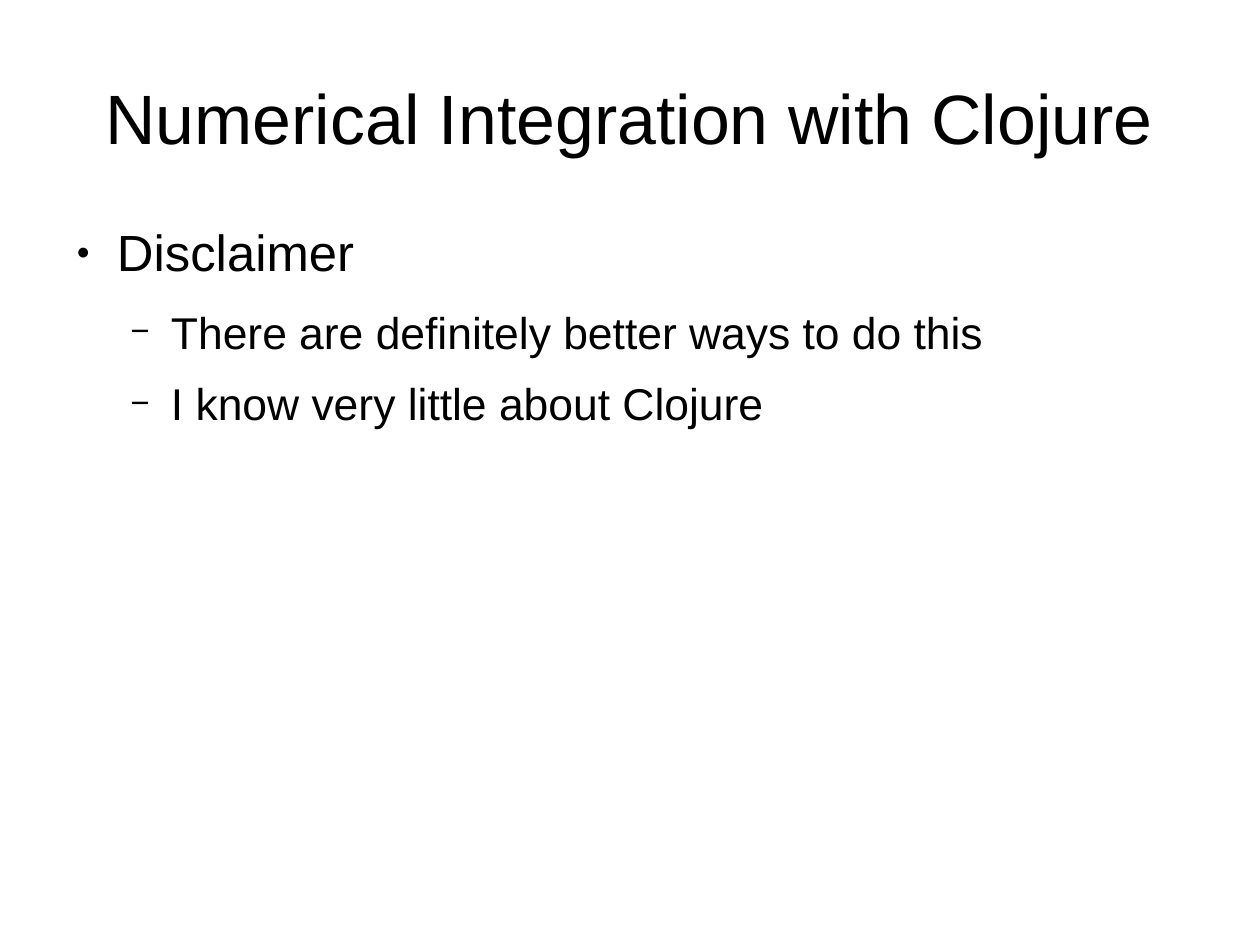
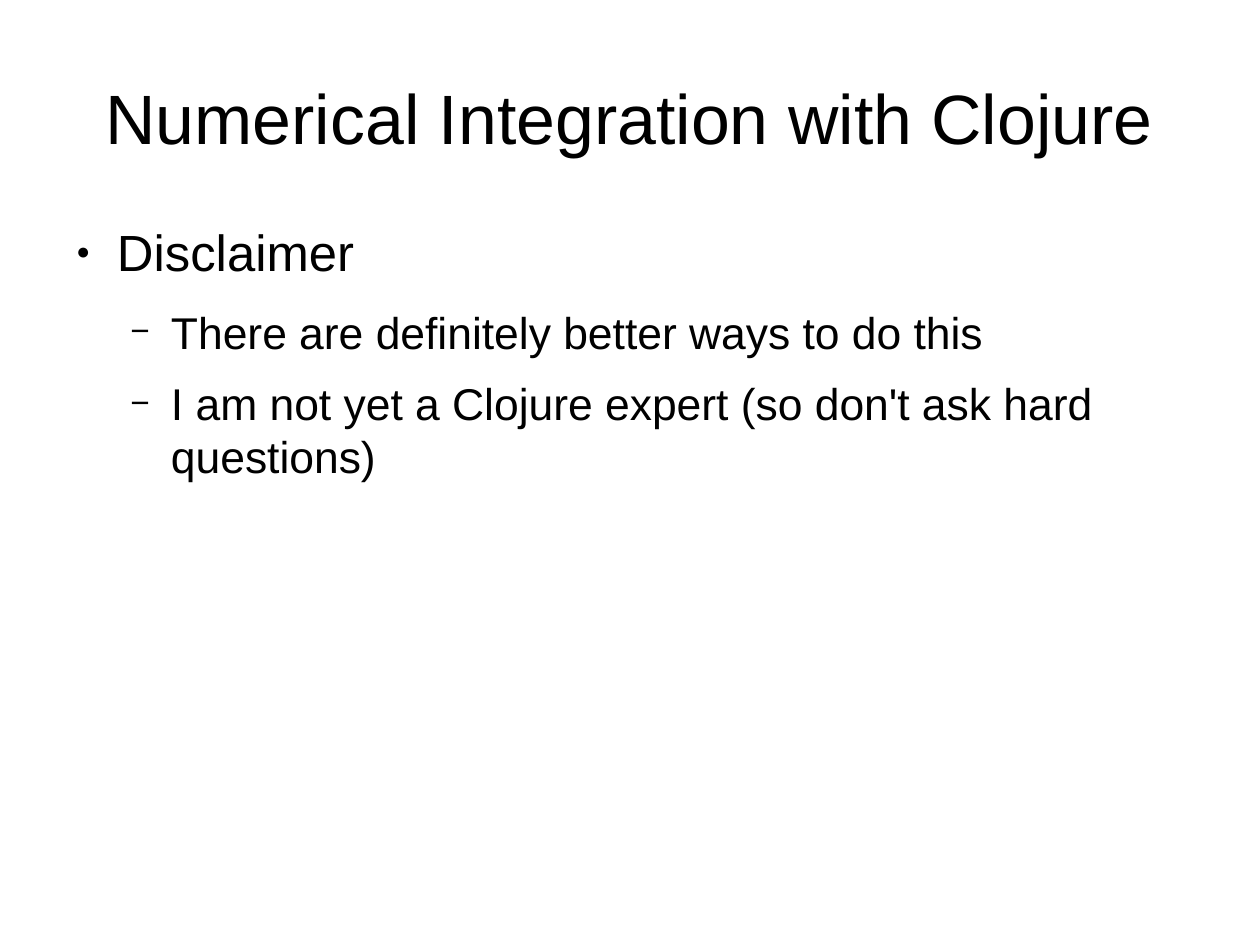
Before and after one commit to jablub/pub, a slide deck: slide 3 of Numerical Integration in Clojure/doc/presentation.odp. Drawn at 1260x945 pixels with LibreOffice and Linux fonts; fonts in the diff are those of the drawing. Boxes give left, top, right and bottom in pixels: in the first picture for what was removed or moved away, otherwise in the second. Text is boxed around its words. In the diff, an @@ line names an element or a change of style, - is before the commit and + after.

```diff
--- a/Numerical Integration in Clojure/doc/presentation.odp
+++ b/Numerical Integration in Clojure/doc/presentation.odp
@@ text at bbox=[171, 387, 1092, 483]: text changed @@
-  − I know very little about Clojure
+  − I am not yet a Clojure expert (so don't ask hard questions)
```
Also in this commit, not shown: 2 other files.
